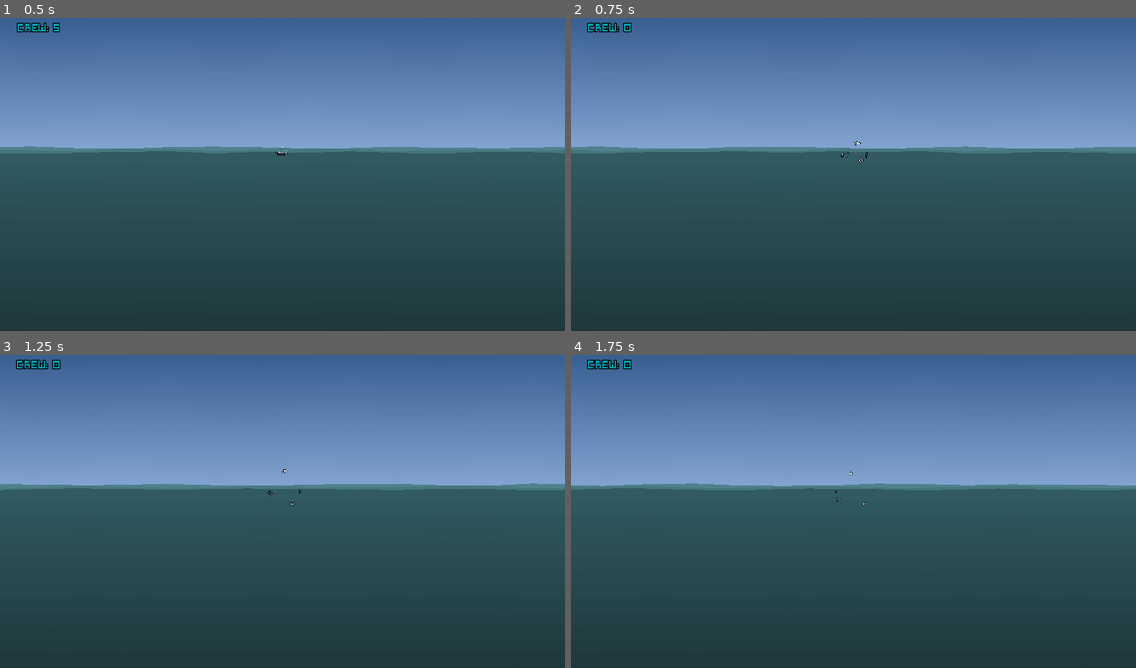
Above: before the commit, frames 1-4 (two rows, left to right).
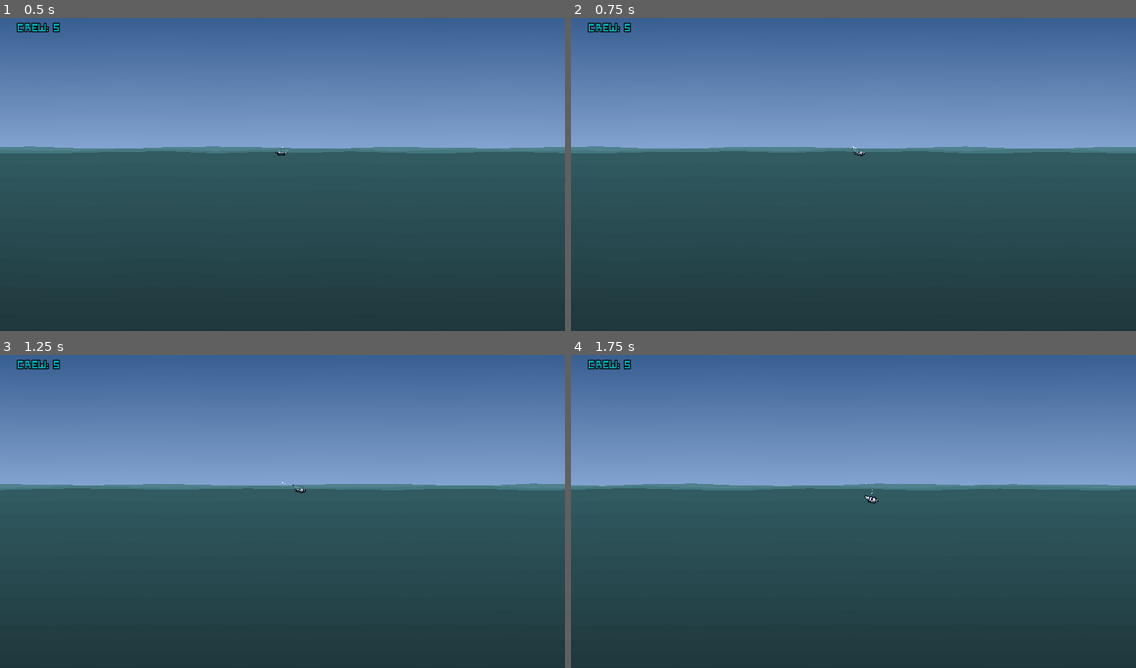
Above: after the commit, the same moments.

Repository: anomolyte/titanic_tourer
Game: Godot game, scene res://scenes/game.tscn
Two runs of this game, one before a commit and one after it. Both use one fixed random seed, a clock stepped at 60 frames per second and the inputs below.
Inputs:
- Up to frame 1 (0.5 s): no input
- Up to frame 2 (0.75 s): tap Enter at 0.5 s; hold D (move_right) from 0.53 s (still down); tap Space (pop) at 0.6 s
- Up to frame 3 (1.25 s): keep holding D (move_right)
- Up to frame 4 (1.75 s): tap Space (pop) at 1.25, 1.35 s; release D (move_right) at 1.28 s; hold S (move_down) from 1.28 s (still down)

Frame 1 is identical in both runs. In frame 2, 0.2% of the frame differs, in the area x 2-53%, y 1-47%; in frame 3, 0.2%; in frame 4, 0.2%.

Commit message:
added timer for death, cleaned code a little

Diff:
--- a/player/player.gd
+++ b/player/player.gd
@@ -6,6 +6,8 @@
 
 enum depth_states {DEFAULT, SUBMERGED, SURFACED}
 var depth_state = depth_states.DEFAULT
+
+var time_until_death = randf_range(10.0, 120.0) # time until you pop
 
 const ACCELERATION = 40
 const ROTATION_STRENGTH = 15
@@ -23,12 +25,16 @@
 
 @onready var sprite = $Sprite2D
 @onready var bubbles = $GPUParticles2D
+@onready var random_death_timer: Timer = $RandomDeathTimer
 
 
 
 func _ready():
 	GameEvent.emit_signal("crew_count", crew_count)
 	print("reviewcount")
+
+	random_death_timer.wait_time = time_until_death
+	random_death_timer.start()
 
 
 
@@ -53,7 +59,8 @@
 	global_position.y = clamp(global_position.y, MIN_PLAYER_HEIGHT, MAX_PLAYER_HEIGHT)
 	global_position.x = clamp(global_position.x, MIN_PLAYER_WIDTH, MAX_PLAYER_WIDTH)
 
-	GameEvent.emit_signal("camera_follow_player", global_position.y)
+	#GameEvent.emit_signal("camera_follow_player", global_position.y)
+	GameEvent.camera_follow_player.emit(global_position.y) # much better, less prone to error
 
 
 
@@ -80,10 +87,8 @@
 	velocity.normalized()
 
 	if Input.is_action_just_pressed("pop"):
-		spawn_player_debris()
-		death()
-		crew_count = 0
-		GameEvent.emit_signal("crew_count", crew_count)
+		pass
+		#death() # for debug purposes
 
 func face_input_direction():
 	if velocity.x > 0:
@@ -129,5 +134,14 @@
 
 
 func death():
+	spawn_player_debris()
+	crew_count = 0
+	GameEvent.crew_count.emit(crew_count)
+	#GameEvent.emit_signal("crew_count", crew_count) # <- bad, no
 	SoundManager.play_sound(DeathSound)
 	queue_free()
+
+
+
+func _on_random_death_timeout() -> void:
+	death()
--- a/player/player.tscn
+++ b/player/player.tscn
@@ -32,3 +32,8 @@
 process_material = SubResource("ParticleProcessMaterial_xfe50")
 explosiveness = 0.33
 randomness = 0.83
+
+[node name="RandomDeathTimer" type="Timer" parent="."]
+one_shot = true
+
+[connection signal="timeout" from="RandomDeathTimer" to="." method="_on_random_death_timeout"]
